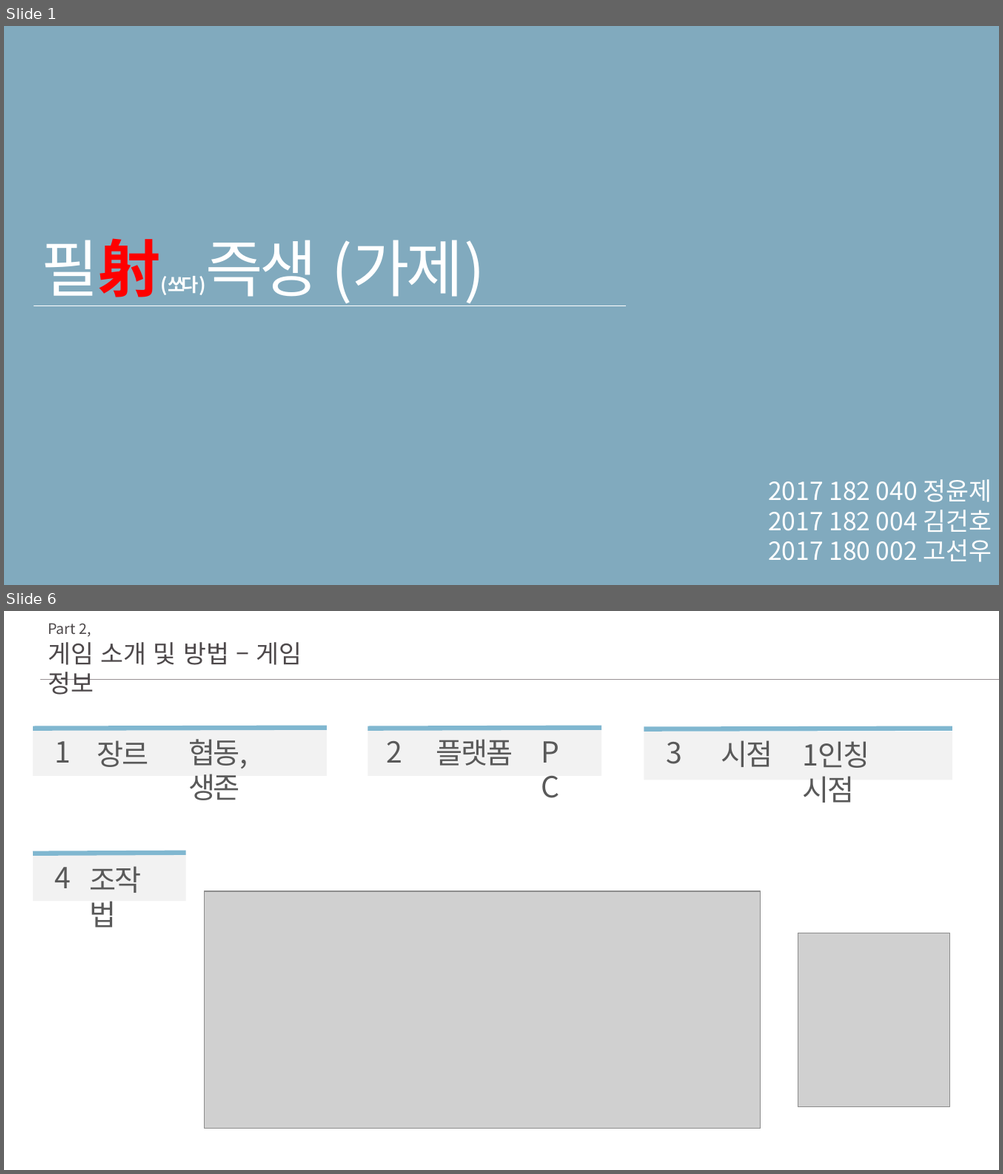
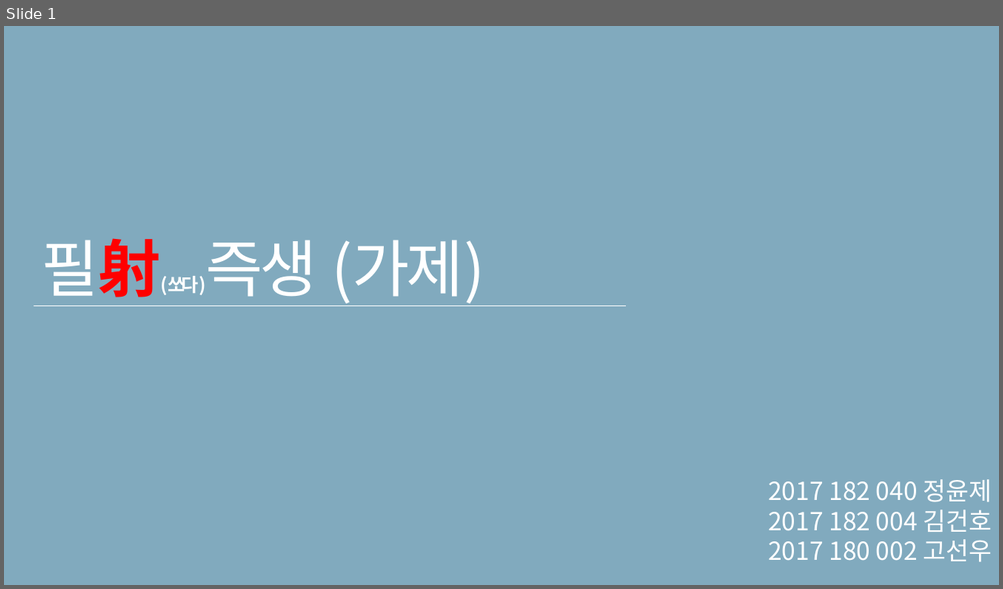
Before and after one commit to ghk01214/KPUFinalGame-deprecated-, a slide deck: docs/졸작 초안.pptx. Shown one above the other, each under a label of ours: slides 1 and 6 before the commit, slide 1 after it; the slides between them are not shown. The pictures are 1003x1174 and 1003x589 pixels, drawn with LibreOffice and Linux fonts; fonts in the diff are those of the drawing; grey boxes stand for pictures. Boxes give left, top, right and bottom in pixels: in the first picture for what was removed or moved away, otherwise in the second. Text is boxed around its words. In the diff, an @@ line names an element or a change of style, - is before the commit and + after.

```diff
--- a/docs/졸작 초안.pptx
+++ b/docs/졸작 초안.pptx
@@ slide 6 removed at (x1=4, y1=611, x2=999, y2=1170), background #FFFFFF @@
@@ text removed at (x1=48, y1=623, x2=91, y2=637) @@
-Part 2,
@@ text removed at (x1=48, y1=642, x2=302, y2=695) @@
-게임 소개 및 방법 – 게임 정보
@@ line removed from (40, 679) to (999, 679) @@
@@ group removed at (x1=33, y1=727, x2=327, y2=776): 2 texts, 1 rectangle, 1 line @@
-1
-장르
@@ text removed at (x1=188, y1=739, x2=248, y2=800) @@
-협동, 생존
@@ group removed at (x1=368, y1=727, x2=602, y2=776): 2 texts, 1 rectangle, 1 line @@
-2
-플랫폼
@@ text removed at (x1=534, y1=730, x2=582, y2=773) @@
-PC
@@ group removed at (x1=644, y1=728, x2=952, y2=780): 2 texts, 1 rectangle, 1 line @@
-3
-시점
@@ text removed at (x1=802, y1=741, x2=870, y2=803) @@
-1인칭 시점
@@ group removed at (x1=33, y1=853, x2=186, y2=928): 2 texts, 1 rectangle, 1 line @@
-4
-조작법
@@ picture removed at (x1=204, y1=891, x2=760, y2=1129) @@
@@ picture removed at (x1=798, y1=934, x2=949, y2=1107) @@
```
Also in this commit, not shown: 7 slides changed, 6 slides added, 3 other slides removed.
